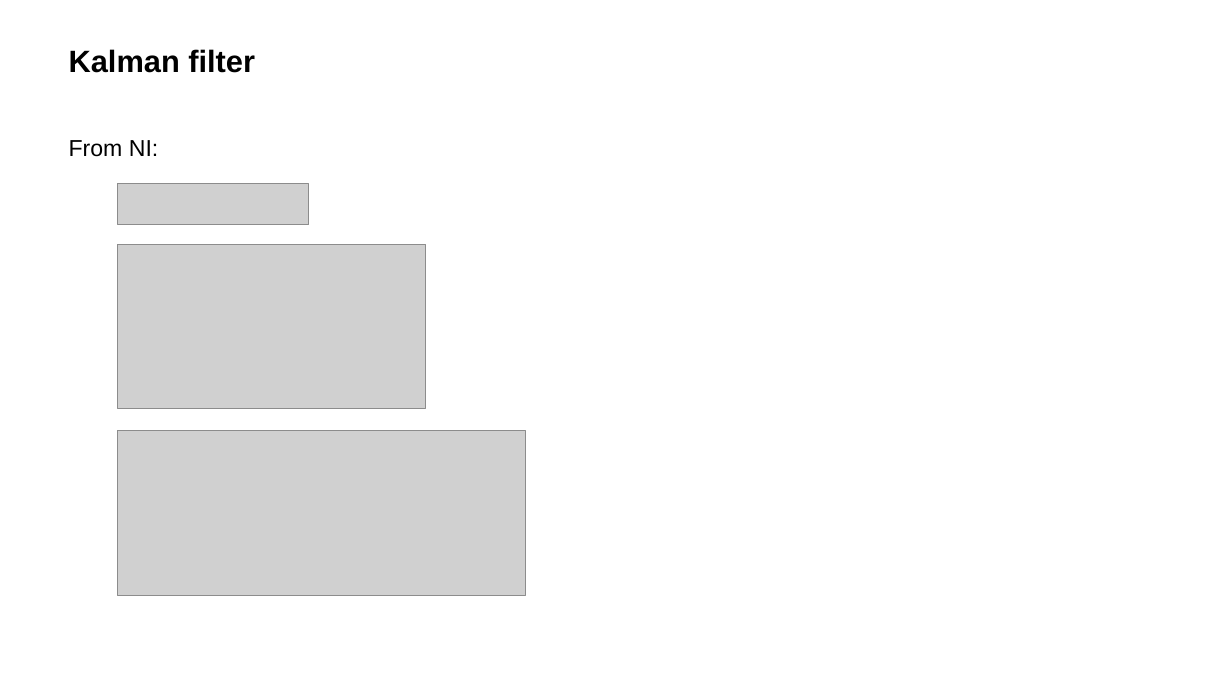
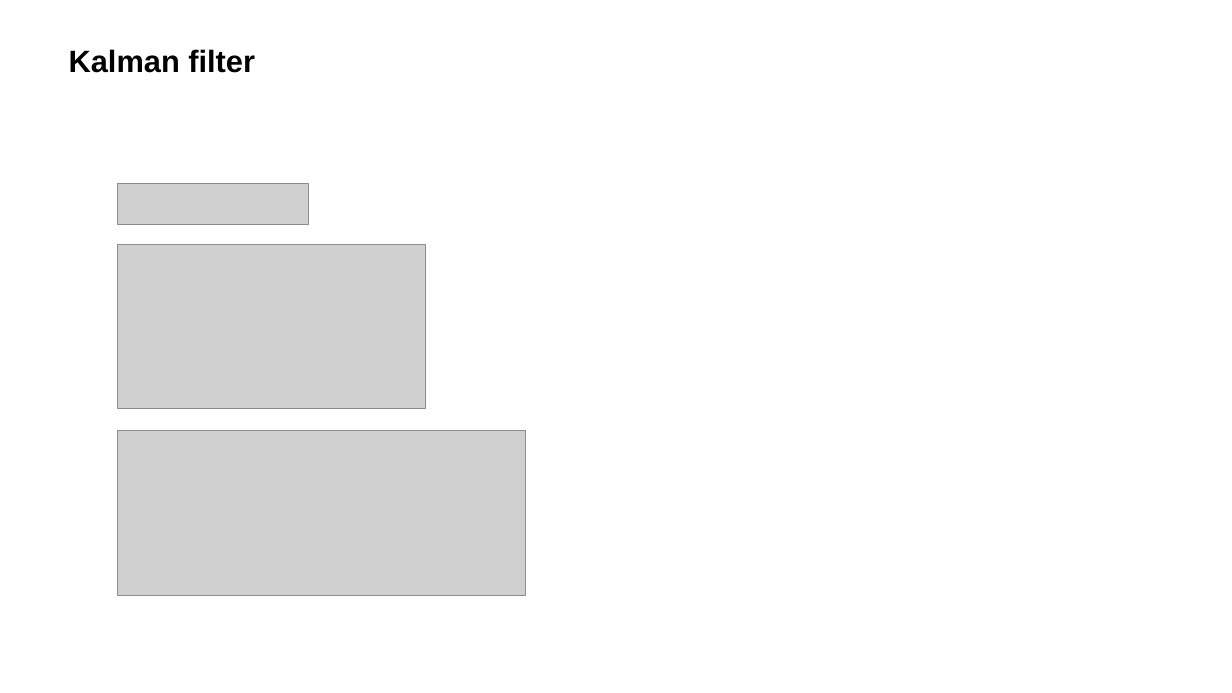
Before and after one commit to Oyvindwpetersen/ssm_tools, a slide deck: slide 2 of doc/TF.pptx. Drawn at 1232x693 pixels with LibreOffice and Linux fonts; fonts in the diff are those of the drawing; grey boxes stand for pictures; background and template pictures are left out. Boxes give left, top, right and bottom in pixels: in the first picture for what was removed or moved away, otherwise in the second. Text is boxed around its words. In the diff, an @@ line names an element or a change of style, - is before the commit and + after.

```diff
--- a/doc/TF.pptx
+++ b/doc/TF.pptx
@@ text removed at <box>69,140,158,157</box> @@
-From NI:
```
